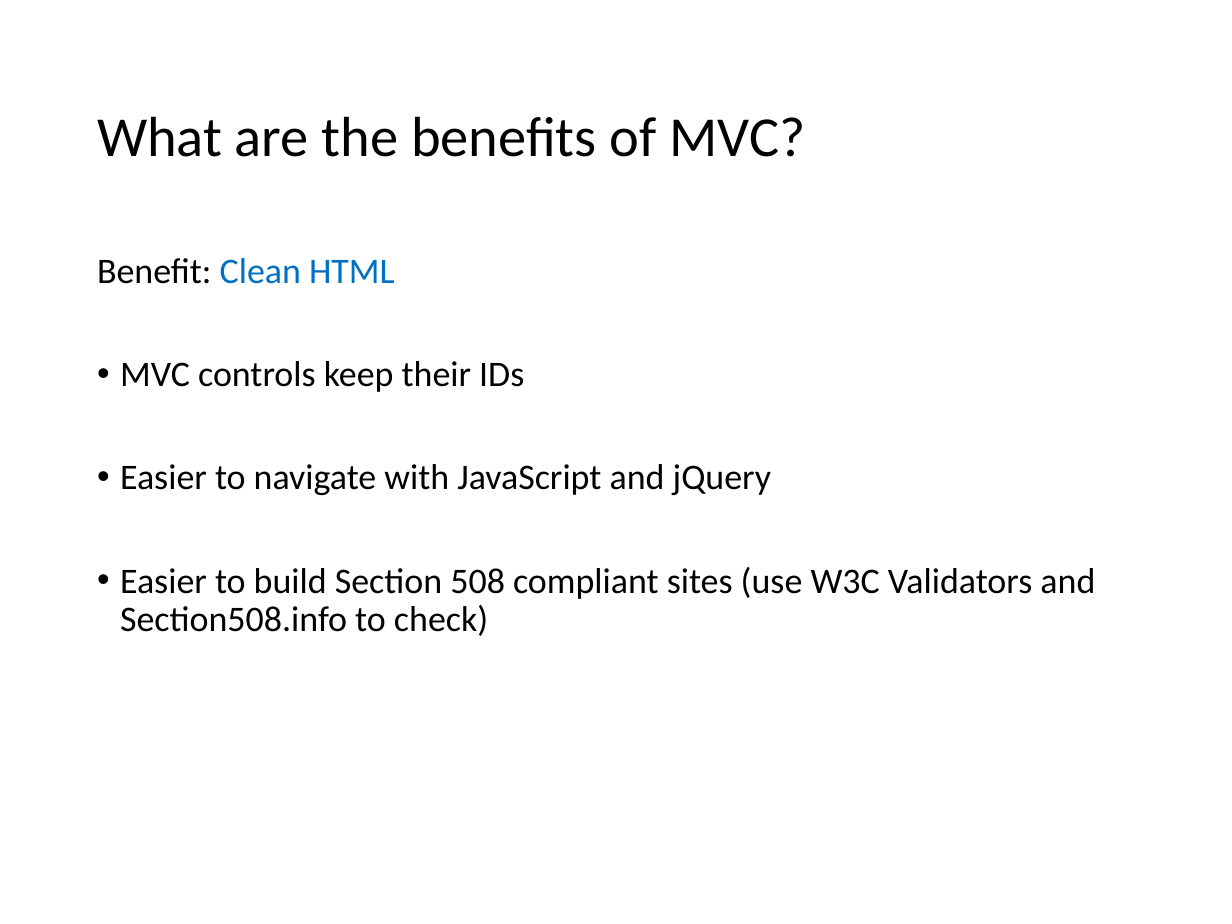
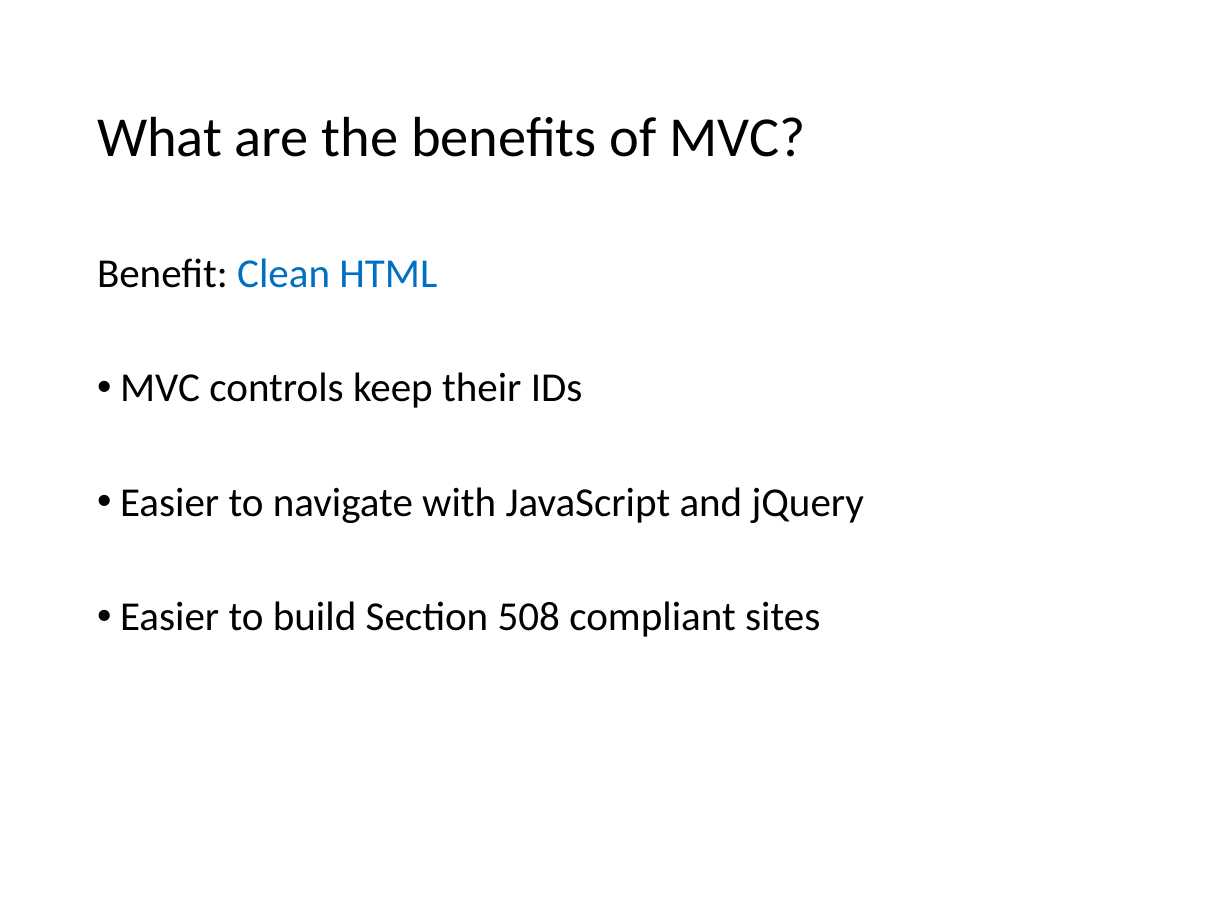
Before and after one commit to VolareSoftware/Presentations, a slide deck: slide 23 of Intro to MVC and Web API - Denver Dev Days/Introduction to MVC and Web API.pptx (slide 17 before the commit). Drawn at 1232x924 pixels with LibreOffice and Linux fonts; fonts in the diff are those of the drawing. Boxes give left, top, right and bottom in pixels: in the first picture for what was removed or moved away, otherwise in the second. Text is boxed around its words. In the diff, an @@ line names an element or a change of style, - is before the commit and + after.

```diff
--- a/Intro to MVC and Web API - Denver Dev Days/Introduction to MVC and Web API.pptx
+++ b/Intro to MVC and Web API - Denver Dev Days/Introduction to MVC and Web API.pptx
@@ text at (97, 258, 864, 523): size 21 to 24 pt in "Benefit: Clean HTML", "MVC controls keep their IDs", "Easier to navigate with JavaScript and jQuery" @@
@@ text at (120, 601, 820, 637): text changed; size 21 to 24 pt @@
-• Easier to build Section 508 compliant sites (use W3C Validators and Section508.info to check)
+• Easier to build Section 508 compliant sites
```
Also in this commit, not shown: 17 other slides changed, 8 slides added, 2 slides removed, 1 other file.
